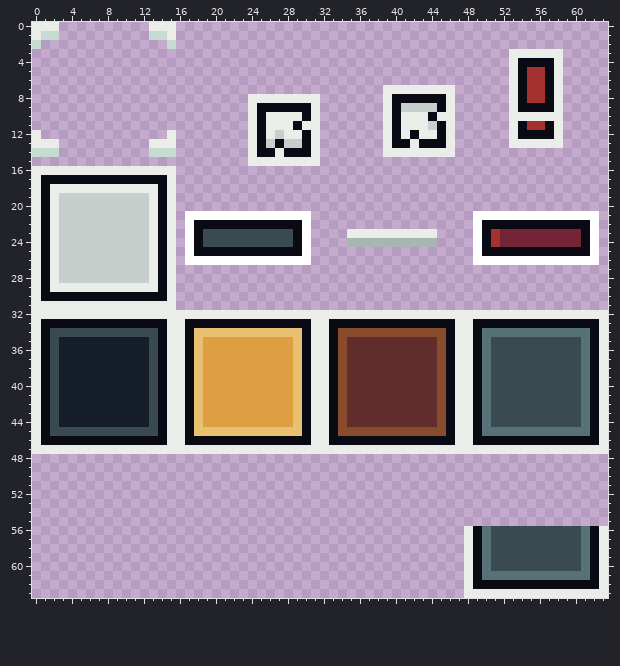
A pixel-art file gets an edit: Assets/Sprites/UI.aseprite. The first picture shows the starting point.
64x64 pixels, 1 frame.
Now the later version:
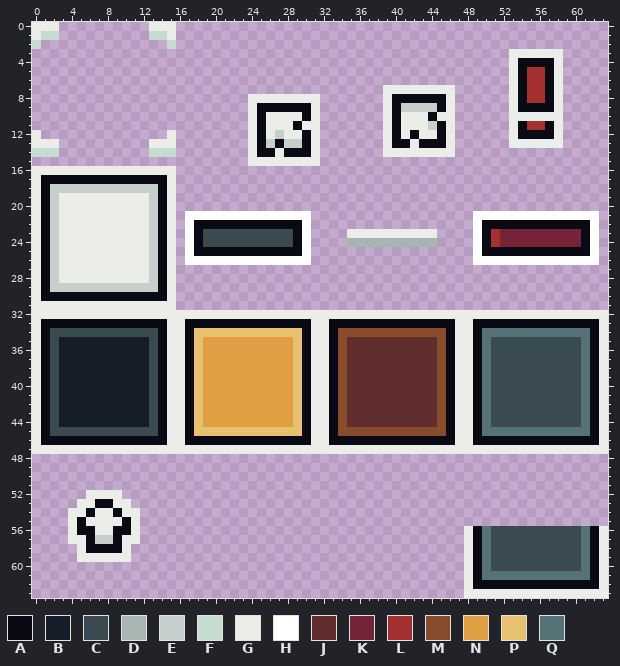
Palette (. is transparent): A #090a14  B #151d28  C #394a50  D #a8b5b2  E #c7cfcc  F #c7dcd0  G #ebede9  H #ffffff  J #602c2c  K #752438  L #a53030  M #884b2b  N #de9e41  P #e8c170  Q #577277
Diff:
y 18: x 2..13 GGGGGGGGGGGG -> EEEEEEEEEEEE
y 19..28: x 2..13 GEEEEEEEEEEG -> EGGGGGGGGGGE
y 29: x 2..13 GGGGGGGGGGGG -> EEEEEEEEEEEE
y 52: x 6..9 .... -> GGGG
y 53: x 5..10 ...... -> GGAAGG
y 54: x 4..11 ........ -> GGAGGAGG
y 55: x 4..11 ........ -> GAGGGGAG
y 56: x 4..11 ........ -> GAAGGAAG
y 57: x 4..11 ........ -> GGAEEAGG
y 58: x 5..10 ...... -> GAAAAG
y 59: x 5..10 ...... -> GGGGGG
